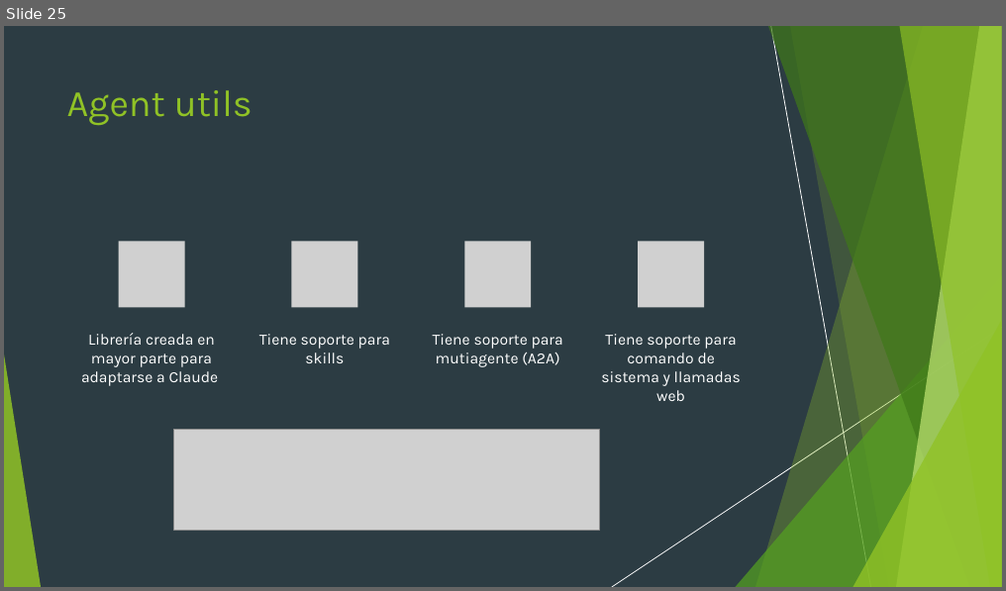
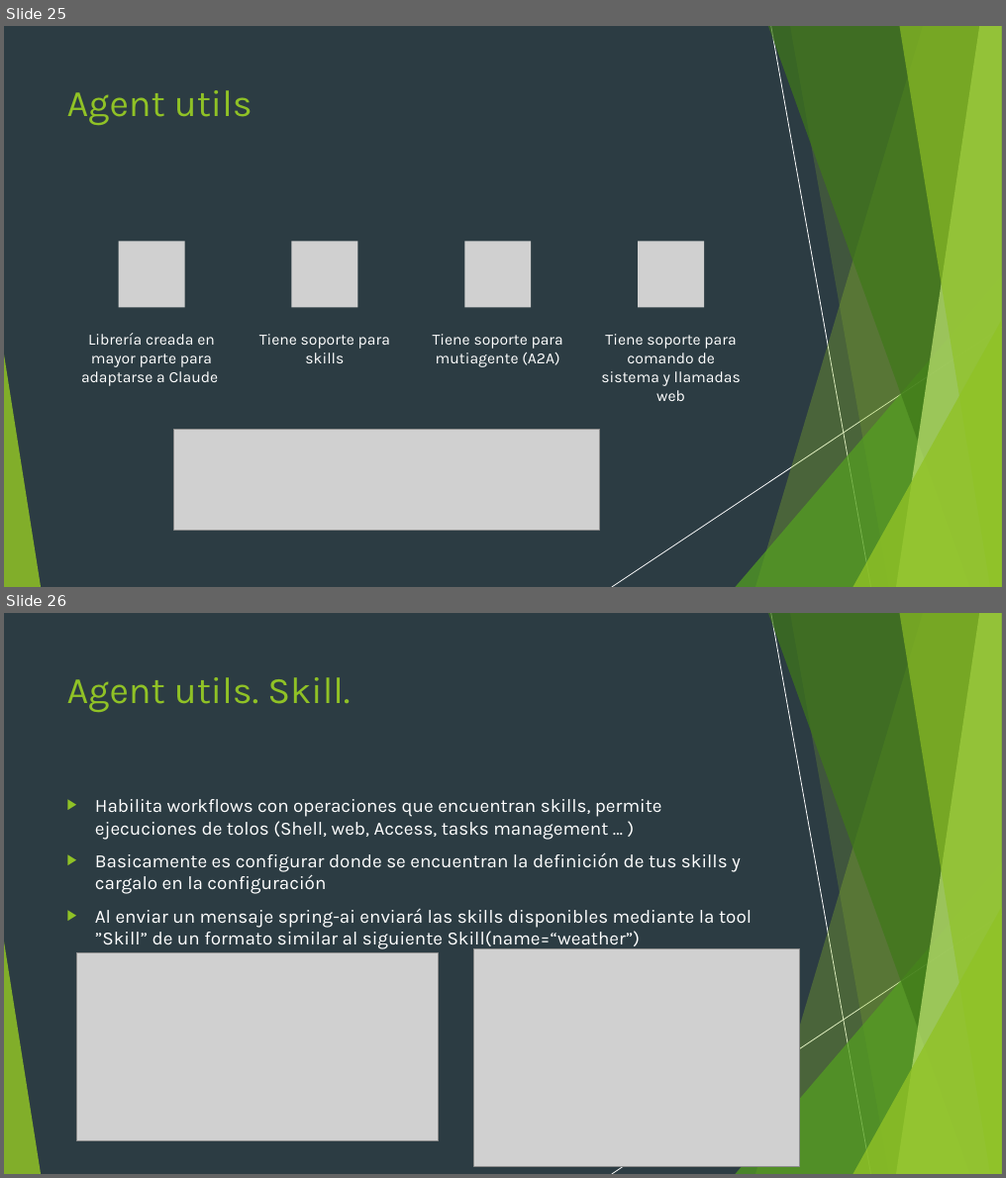
Before and after one commit to diegorufe/spring-ai-pocs, a slide deck: Presentación.pptx. Shown one above the other, each under a label of ours: slide 25 before the commit, slides 25 and 26 after it. The pictures are 1006x591 and 1006x1178 pixels, drawn with LibreOffice and Linux fonts; fonts in the diff are those of the drawing; grey boxes stand for pictures. Boxes give left, top, right and bottom in pixels: in the first picture for what was removed or moved away, otherwise in the second. Text is boxed around its words. In the diff, an @@ line names an element or a change of style, - is before the commit and + after.

Commit message:
feat: doc agent utils

```diff
--- a/Presentación.pptx
+++ b/Presentación.pptx
@@ slide 26 added at bbox=[4, 613, 1002, 1174], background #2C3C43; not listed: 10 template elements that a slide beside it also shows @@
@@ rectangle added at bbox=[4, 613, 1002, 1174], fill #2C3C43 @@
@@ title added at bbox=[67, 677, 350, 712], 36 pt, text #90C226 @@
+Agent utils. Skill.
@@ text added at bbox=[95, 799, 751, 951], 18 pt, text #FFFFFF @@
+▶ Habilita workflows con operaciones que encuentran skills, permite ejecuciones de tolos (Shell, web, Access, tasks management … )
+▶ Basicamente es configurar donde se encuentran la definición de tus skills y cargalo en la configuración
+▶ Al enviar un mensaje spring-ai enviará las skills disponibles mediante la tool ”Skill” de un formato similar al siguiente Skill(name=“weather”)
@@ group added at bbox=[4, 613, 1002, 1174]: 5 freeform shapes, 3 triangles, 2 lines @@
@@ picture added at bbox=[76, 954, 438, 1142] @@
@@ picture added at bbox=[474, 950, 800, 1166] @@
```
Also in this commit, not shown: 4 other slides added.
